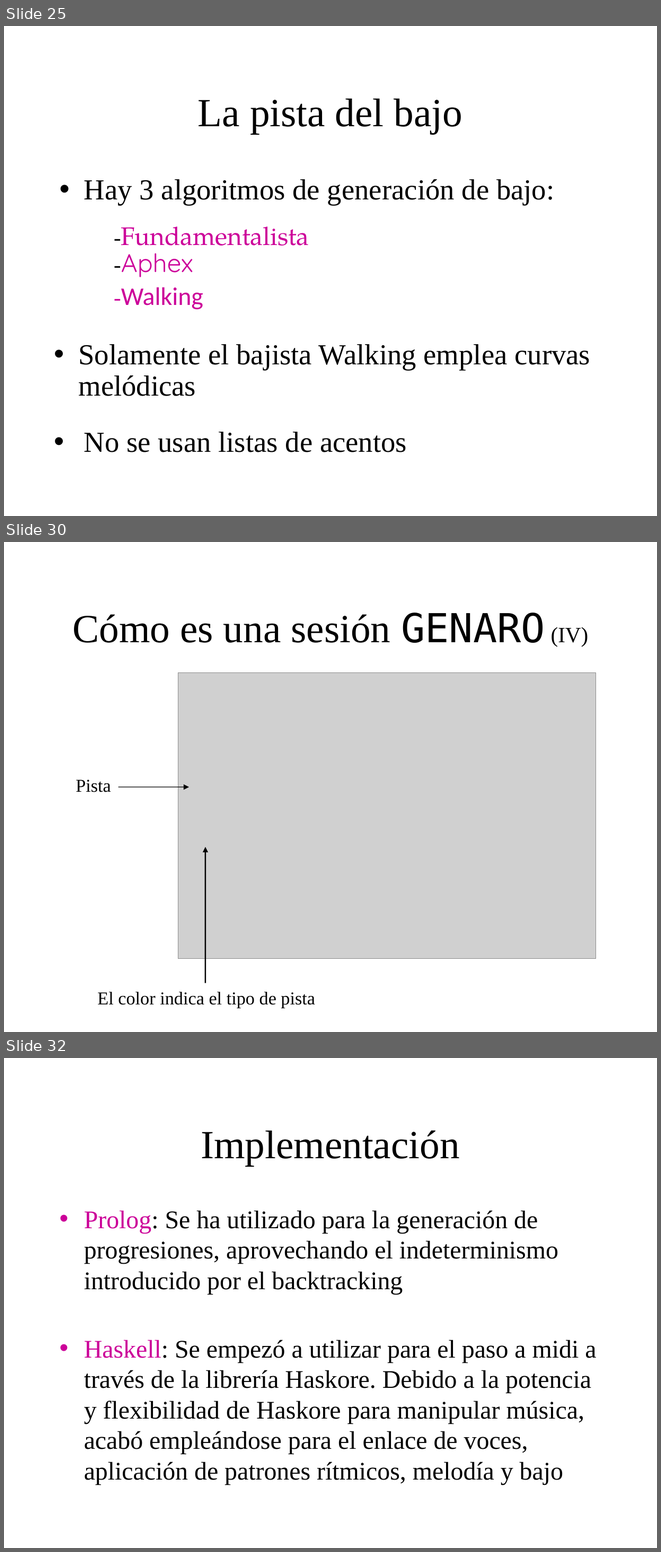
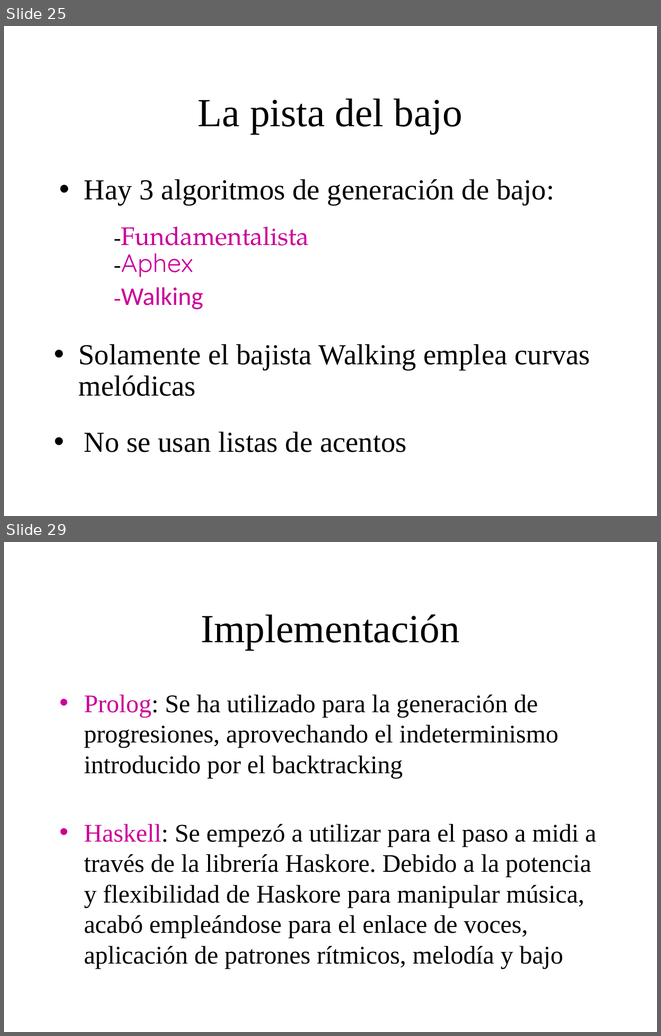
Before and after one commit to BackupTheBerlios/genaro, a slide deck: Documentos/MemoriaSSII/presentacion_proyecto2.ppt. Shown one above the other, each under a label of ours: slides 25, 30 and 32 before the commit, slides 25 and 29 after it; the slides between them are not shown. The pictures are 661x1552 and 661x1036 pixels, drawn with LibreOffice and Linux fonts; fonts in the diff are those of the drawing; grey boxes stand for pictures; background and template pictures are left out. Boxes give left, top, right and bottom in pixels: in the first picture for what was removed or moved away, otherwise in the second. Text is boxed around its words. In the diff, an @@ line names an element or a change of style, - is before the commit and + after.

```diff
--- a/Documentos/MemoriaSSII/presentacion_proyecto2.ppt
+++ b/Documentos/MemoriaSSII/presentacion_proyecto2.ppt
@@ slide 30 removed at <box>4,542,657,1032</box>, background picture (left out) @@
@@ title removed at <box>73,612,589,646</box> @@
-Cómo es una sesión GENARO (IV)
@@ picture removed at <box>178,672,596,959</box> @@
@@ text removed at <box>76,779,111,792</box> @@
-Pista
@@ arrow removed from (118, 787) to (189, 787) @@
@@ arrow removed from (205, 983) to (205, 847) @@
@@ text removed at <box>97,991,315,1008</box> @@
-El color indica el tipo de pista
@@ what was slide 32 is now slide 29 @@
```
Also in this commit, not shown: 10 slides changed, 2 other slides removed.
